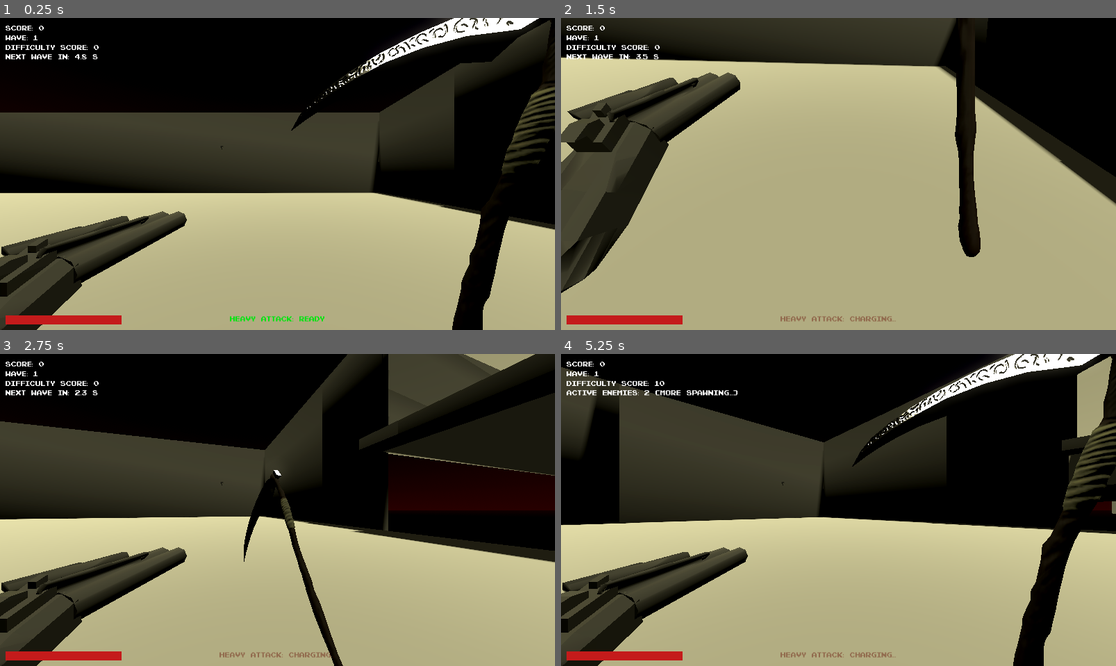
Above: before the commit, frames 1-4 (two rows, left to right).
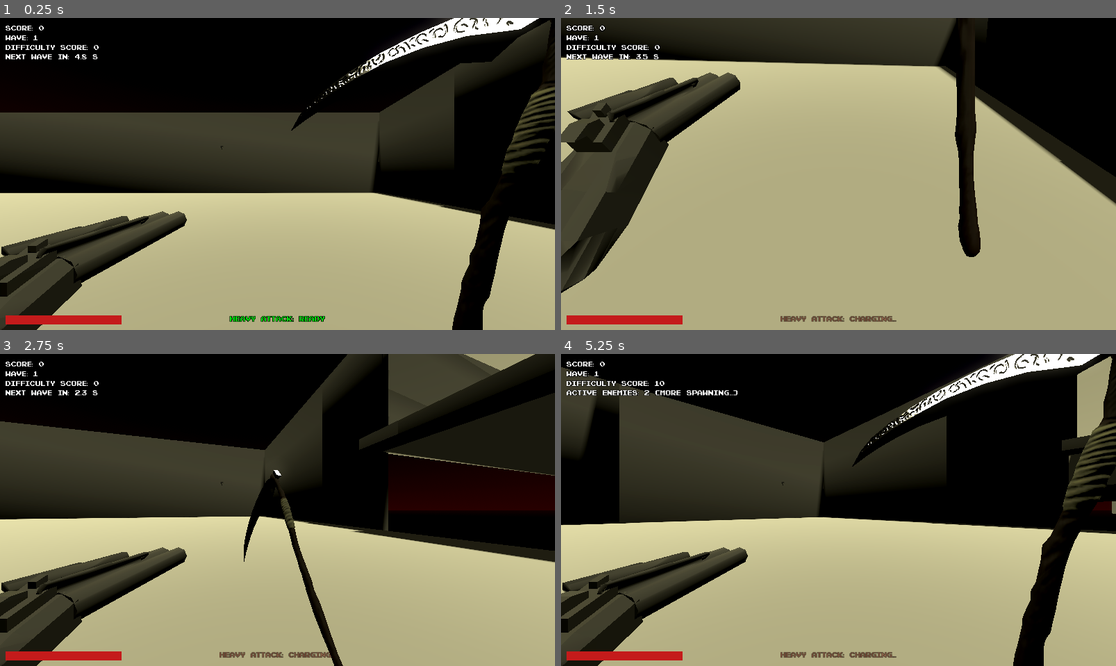
Above: after the commit, the same moments.

Repository: SeminixDev/pandora-boomer-shooter
Game: Godot game, scene res://World/world.tscn
The game is run twice, just before and just after one commit, with the same random seed, the same clock (stepped at 60 frames per second) and the same inputs.
Inputs:
- Up to frame 1 (0.25 s): no input
- Up to frame 2 (1.5 s): hold Right (right1) 0.53-1.28 s; hold S (down2) 0.53-1.28 s; hold Down (down1) from 1.28 s (still down); tap A (left2) at 1.35 s
- Up to frame 3 (2.75 s): release Down (down1) at 2.03 s; hold Right (right1) from 2.03 s (still down); hold D (right2) from 2.03 s (still down)
- Up to frame 4 (5.25 s): release Right (right1) at 2.78 s; release D (right2) at 2.78 s; hold Up (up1) 2.78-3.53 s; tap W (up2) at 2.85 s; hold S (down2) 3.53-4.28 s; hold Left (left1) 3.53-5.03 s; tap A (left2) at 4.35 s; hold Down (down1) from 5.03 s (still down); hold D (right2) from 5.03 s (still down)

The runs differ from the first frame. In frame 1, 0.2% of the frame differs, in the area x 41-59%, y 95-98%; in frame 2, 0.3%; in frame 3, 0.2%; in frame 4, 0.5%, in the area x 1-61%, y 5-98%.

Commit message:
Font outline

Diff:
--- a/UI/HUD.tscn
+++ b/UI/HUD.tscn
@@ -34,17 +34,20 @@
 unique_name_in_owner = true
 custom_minimum_size = Vector2(400, 0)
 layout_mode = 1
-offset_left = 760.0
-offset_top = 1026.0
-offset_right = 1160.0
-offset_bottom = 1060.0
+anchors_preset = -1
+anchor_left = 0.39583334
+anchor_top = 0.95
+anchor_right = 0.6041667
+anchor_bottom = 0.9814815
 theme_override_colors/default_color = Color(1, 0.3882353, 0.29803923, 1)
+theme_override_constants/outline_size = 7
 theme_override_font_sizes/normal_font_size = 24
 text = "Heavy Attack Charging"
 fit_content = true
 scroll_active = false
 autowrap_mode = 0
 horizontal_alignment = 1
+metadata/_edit_use_anchors_ = true
 
 [node name="MarginContainer" type="MarginContainer" parent="." unique_id=2066121523]
 layout_mode = 1
@@ -64,6 +67,7 @@
 [node name="ScoreLabel" type="RichTextLabel" parent="MarginContainer/VBoxContainerTop" unique_id=1998371600]
 unique_name_in_owner = true
 layout_mode = 2
+theme_override_constants/outline_size = 7
 theme_override_font_sizes/normal_font_size = 24
 text = "Score: 0
 "
@@ -72,6 +76,7 @@
 [node name="WaveLabel" type="RichTextLabel" parent="MarginContainer/VBoxContainerTop" unique_id=1250503730]
 unique_name_in_owner = true
 layout_mode = 2
+theme_override_constants/outline_size = 7
 theme_override_font_sizes/normal_font_size = 24
 text = "Wave: 1"
 fit_content = true
@@ -79,6 +84,7 @@
 [node name="DifficultyLabel" type="RichTextLabel" parent="MarginContainer/VBoxContainerTop" unique_id=1792588027]
 unique_name_in_owner = true
 layout_mode = 2
+theme_override_constants/outline_size = 7
 theme_override_font_sizes/normal_font_size = 24
 text = "Current Difficulty: 0"
 fit_content = true
@@ -86,6 +92,7 @@
 [node name="EnemiesLabel" type="RichTextLabel" parent="MarginContainer/VBoxContainerTop" unique_id=915286567]
 unique_name_in_owner = true
 layout_mode = 2
+theme_override_constants/outline_size = 7
 theme_override_font_sizes/normal_font_size = 24
 text = "Active Enemies: 0"
 fit_content = true
@@ -93,6 +100,7 @@
 [node name="TimerLabel" type="RichTextLabel" parent="MarginContainer/VBoxContainerTop" unique_id=884326777]
 unique_name_in_owner = true
 layout_mode = 2
+theme_override_constants/outline_size = 7
 theme_override_font_sizes/normal_font_size = 24
 text = "Next Wave in: 0.0s"
 fit_content = true
